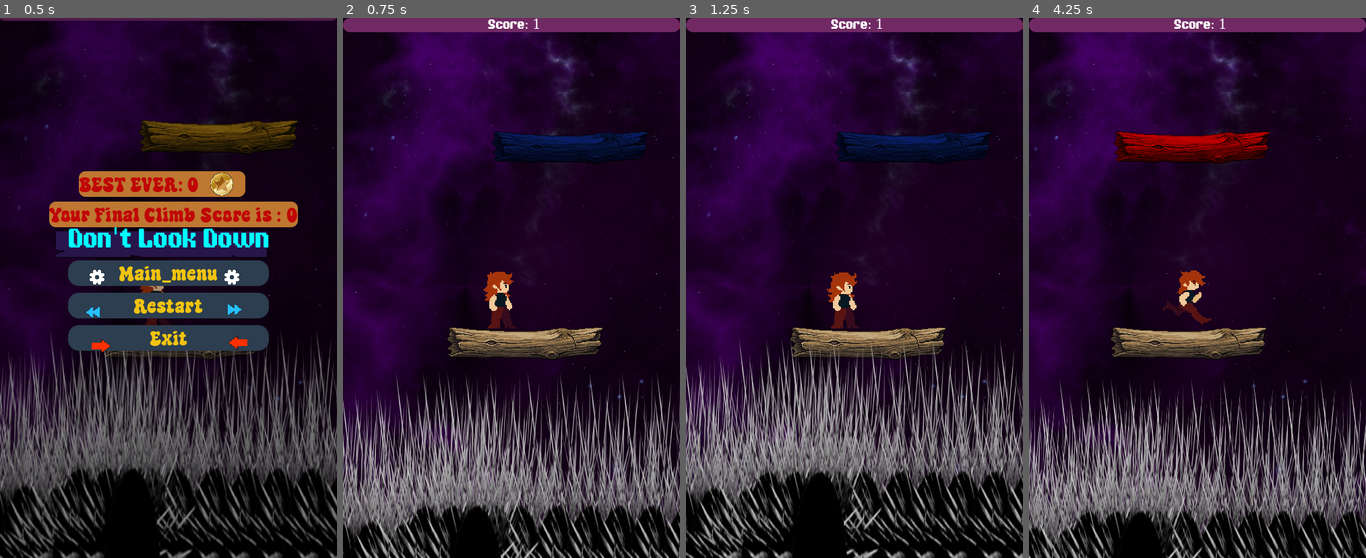
Above: before the commit, frames 1-4 (left to right).
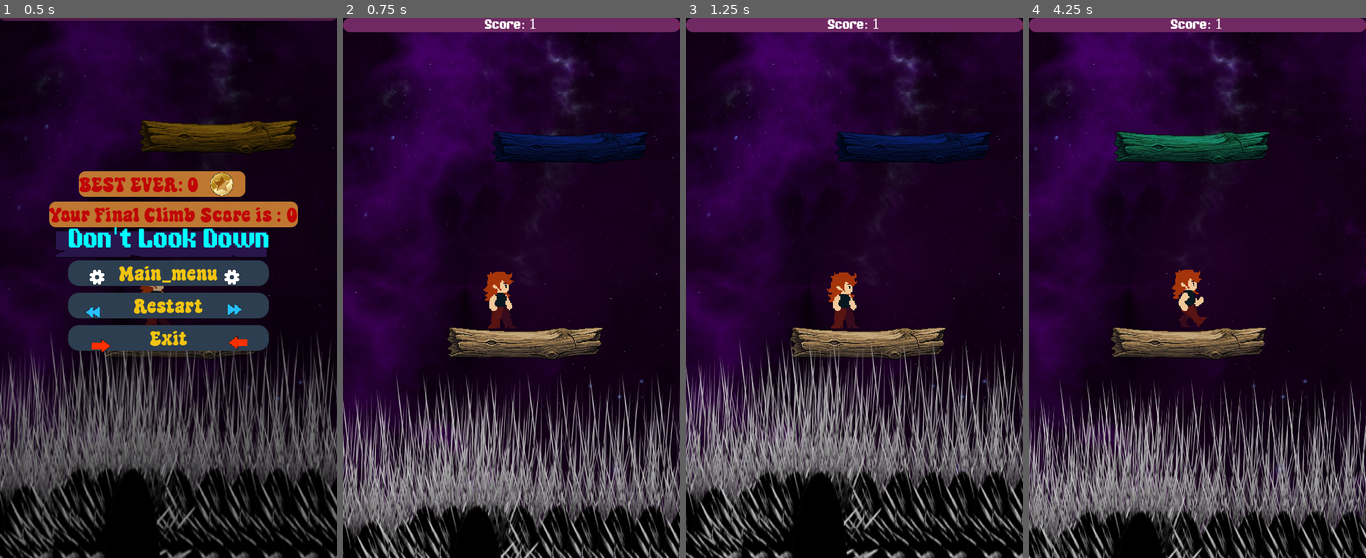
Above: after the commit, the same moments.

Repository: niranjansthaa11-code/jumping-game
Game: Godot game, scene res://Scences/exit_menu.tscn
Same seed, same stepped clock (60 frames per second), same inputs: the game is played once before the commit and once after it. This scene is started directly instead of the project's main scene.
Inputs:
- Up to frame 1 (0.5 s): no input
- Up to frame 2 (0.75 s): click "Restart" at 0.5 s
- Up to frame 3 (1.25 s): no input
- Up to frame 4 (4.25 s): click "Start" at 1.25 s; click "Start" at 2 s; tap Enter at 2.75 s; hold Right (Right) from 2.78 s (still down); tap Space (jump) at 2.85, 3.02, 3.32, 3.77, 3.8, 4.07 s; tap Alt at 3.6 s

Frame 1 is identical in both runs. In frame 2, 0.2% of the frame differs, in the area x 42-59%, y 0-2%; in frame 3, 0.2%; in frame 4, 2.8%, in the area x 25-100%, y 0-58%.

Commit message:
just added the final score thing and i was literally pissed up by that thing

Diff:
--- a/Scences/exit_menu.gd
+++ b/Scences/exit_menu.gd
@@ -3,7 +3,7 @@
 @onready var best_score_label = $Best_score
 # Called when the node enters the scene tree for the first time.
 func _ready() -> void:
-	final_score_display.text = "Your Final Climb Score is : " + str(ScoreManager.total_score)
+	final_score_display.text = "Your Final Climb Score is : " + str(ScoreManager.last_run_score)
 	best_score_label.text = "BEST EVER: " + str(ScoreManager.high_score)
 	pass # Replace with function body.
 
--- a/scripts/Global_score.gd
+++ b/scripts/Global_score.gd
@@ -1,8 +1,11 @@
 extends Node
 
-var total_score: int = 0
-var high_score:int=0
-var previous_high_score: int = 0
-func update_high_score():
-	if total_score > high_score:
-		high_score=total_score
+var high_score: int = 0
+var last_run_score: int = 0 # Use this to store what the player just got
+
+# Notice the 'final_score' inside the () below!
+func update_high_score(final_score: int):
+	last_run_score = final_score
+	if last_run_score > high_score:
+		high_score = last_run_score
+		# save_score() would go here if you added it
--- a/scripts/blackhole.gd
+++ b/scripts/blackhole.gd
@@ -48,4 +48,4 @@
 		tween.parallel().tween_property(body, "modulate:a", 0.0, 0.8)
 		#waitting time
 		await get_tree().create_timer(1.2).timeout
-		get_tree().change_scene_to_file("res://Scences/exit_menu.tscn")
+		body.die()
--- a/scripts/player.gd
+++ b/scripts/player.gd
@@ -3,49 +3,47 @@
 const SPEED = 400.0
 const JUMP_VELOCITY = -800
 @onready var sprite = $AnimatedSprite2D
-@onready var jump_sound =$Jumping
-#getting the gravity
+@onready var jump_sound = $Jumping
+@onready var score_label = $"../CanvasLayer/ScoreLabel"
+@onready var High_score_label = $"../CanvasLayer/Label"
+
 var gravity = 1000
 var score = 0
-@onready var score_label = $"../CanvasLayer/ScoreLabel"
-@onready var High_score_label = $"../CanvasLayer/Label"
 var has_played_high_score_sound = false
 
-
-
 func _physics_process(delta):
-	# adding gravity for the sprite
+	# Adding gravity
 	if not is_on_floor():
 		velocity.y += gravity * delta
 		sprite.play("jump")
 
-	# Making the thing jump
+	# Jumping logic
 	if Input.is_action_just_pressed("jump") and is_on_floor():
 		jump_sound.play()
 		velocity.y = JUMP_VELOCITY
 
-	# this gets the direction as input as the -1,0,1 resp..
+	# Movement logic
 	var direction = Input.get_axis("Left", "Right")
-
 	if direction:
 		velocity.x = direction * SPEED
 	else:
-		# Smoothly stop the character (Friction)
 		velocity.x = move_toward(velocity.x, 0, SPEED)
-	#flipping the velcoity
-	if direction>0:
+
+	# Sprite flipping
+	if direction > 0:
 		sprite.flip_h = false
-	if direction<0:
+	elif direction < 0:
 		sprite.flip_h = true
+
 	if is_on_floor():
 		if direction != 0:
 			sprite.play("run")
-		else :
+		else:
 			sprite.play("idle")
-	# 4. Final step: Apply the movement
+
 	move_and_slide()
 
-	# Check for collisions AFTER moving
+	# Score Collision Logic
 	for i in get_slide_collision_count():
 		var collision = get_slide_collision(i)
 		var collider = collision.get_collider()
@@ -54,21 +52,18 @@
 				var points_to_add = collider.get_score()
 				if points_to_add > 0:
 					score += points_to_add
+
+					# Only UI feedback here. DO NOT set ScoreManager.high_score yet!
 					if score > ScoreManager.high_score:
 						High_score_label.text = "HIGH SCORE !!"
 						if not has_played_high_score_sound:
-							%High_score.play()
+							if has_node("%High_score"): %High_score.play()
 							has_played_high_score_sound = true
-				# Update the high score record
-					ScoreManager.high_score = score
-					ScoreManager.total_score = score
 
-					score_label.text = "  Score: " + str(score)
+					score_label.text = "Score: " + str(score)
 
 func die():
-	ScoreManager.update_high_score()
+	# Send the current score to the manager
+	# This function handles updating 'last_run_score' and checking the record
+	ScoreManager.update_high_score(score)
 	get_tree().change_scene_to_file("res://Scences/exit_menu.tscn")
-func body_touch_by_floor(body: Node2D) -> void:
-	if body.is_in_group("floor"):
-		velocity.y= 300
-	pass # Replace with function body.
--- a/scripts/spwanner.gd
+++ b/scripts/spwanner.gd
@@ -27,8 +27,7 @@
 	new_log.modulate = Color(randf(), randf(), randf(), 1.0)
 	if randf() < 0.5:
 		new_log.is_fake = true
-		# Maybe give fake logs a specific tint so the player can guess?
-		new_log.modulate = Color(1, 0, 0, 1) # Bright Red warning
+		# Maybe give fake logs a specific tint so the player can guess
 	else:
 		# Normal random color for real logs
 		new_log.modulate = Color(randf(), randf(), randf(), 1.0)
